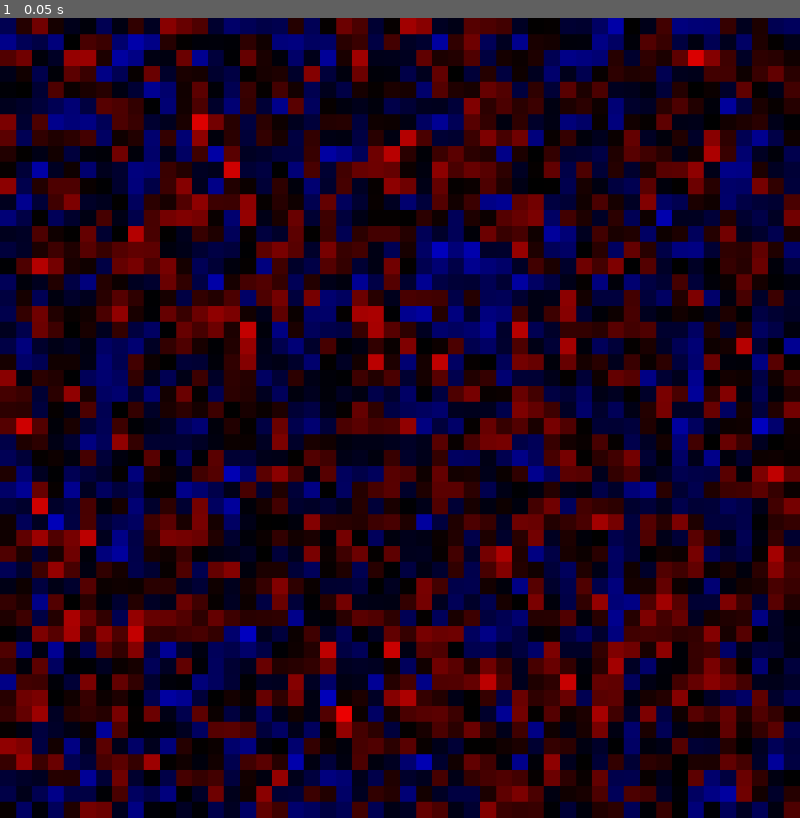
Above: before the commit, frame 1.
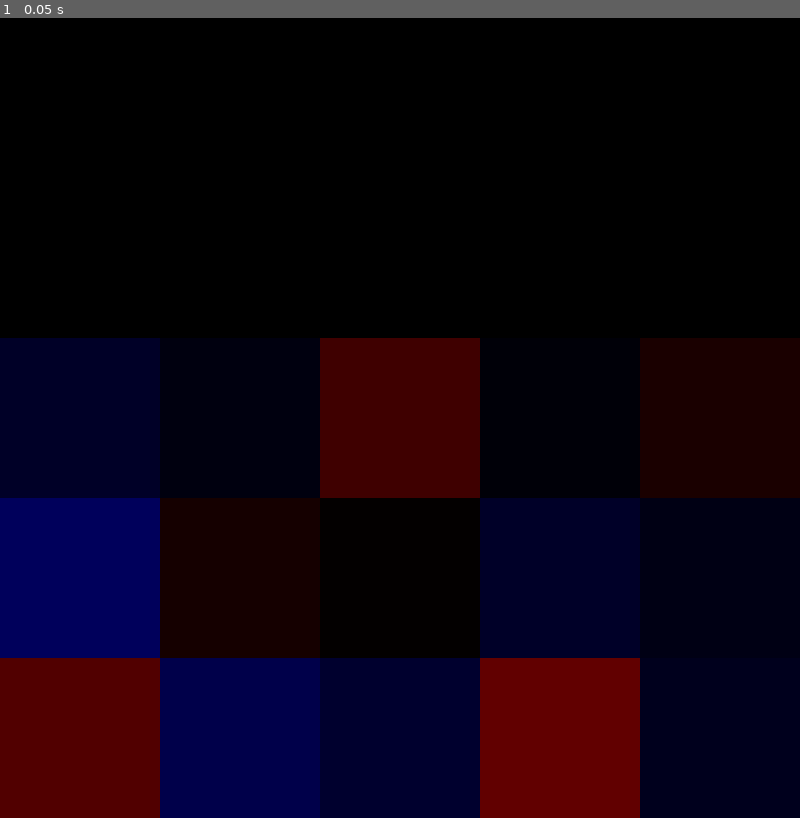
Above: after the commit, the same moment.

Repository: Noah155433/navier-stokes
Game: Godot game, scene res://Scenes/simulation.tscn
The game is run twice, just before and just after one commit, with the same random seed, the same clock (stepped at 60 frames per second) and the same inputs.
Inputs:
- Up to frame 1 (0.05 s): no input

The runs differ from the first frame. In frame 1, 77% of the frame differs, in the area x 0-100%, y 0-100%.

Commit message:
feat: added pressure solver velocity calculator

Diff:
--- a/Scenes/simulation.tscn
+++ b/Scenes/simulation.tscn
@@ -5,15 +5,15 @@
 
 [sub_resource type="ShaderMaterial" id="ShaderMaterial_diyjw"]
 shader = ExtResource("2_3p1jw")
-shader_parameter/gridSize = Vector2i(0, 0)
+shader_parameter/gridSize = Vector2(0, 0)
 
 [sub_resource type="QuadMesh" id="QuadMesh_ql6px"]
 
 [node name="Simulation" type="Node2D" unique_id=1554315379]
 script = ExtResource("1_ql6px")
-GridSizeX = 50
-GridSizeY = 50
-CellSize = 10.0
+GridSizeX = 5
+GridSizeY = 3
+CellSize = 5.0
 
 [node name="MeshInstance2D" type="MeshInstance2D" parent="." unique_id=1239795294]
 material = SubResource("ShaderMaterial_diyjw")
--- a/Scripts/FluidGrid.gd
+++ b/Scripts/FluidGrid.gd
@@ -12,6 +12,13 @@
 var gridDivergenceImage : Image
 var gridDivergenceTexture : ImageTexture
 
+var gridPressureImage : Image
+var gridPressureTexture : ImageTexture
+
+var density : float = 1.0
+
+var deltaTime : float = 0.0
+
 func _init(cellCountX : int, cellCountY : int, cellSize : float) -> void:
 
 	CellCountX = cellCountX
@@ -21,19 +28,63 @@
 	gridDivergenceImage = Image.create(cellCountX, cellCountY, false, Image.FORMAT_RGB8)
 	gridDivergenceTexture = ImageTexture.create_from_image(gridDivergenceImage)
 
+	gridPressureImage = Image.create(cellCountX, cellCountY, false, Image.FORMAT_RGB8)
+	gridPressureTexture = ImageTexture.create_from_image(gridPressureImage)
+
 	velocitiesX = Velocities.new(cellCountX + 1, cellCountY)
 	velocitiesY = Velocities.new(cellCountX, cellCountY + 1)
 
-func getVelocityAverage(x : int, y : int) -> float:
-	var velocity : float = 0.0
-	velocity -= velocitiesX.getVelocity(x, y)
-	velocity -= velocitiesX.getVelocity(x + 1, y)
-	velocity -= velocitiesY.getVelocity(x, y)
-	velocity -= velocitiesY.getVelocity(x, y + 1)
-	return velocity / 4
+func CalculateVelocityDivergenceAtCell(x : int, y : int) -> float:
+	var velocityTop : float = velocitiesY.getVelocity(x, y + 1)
+	var velocityLeft : float = velocitiesX.getVelocity(x, y)
+	var velocityRight : float = velocitiesX.getVelocity(x + 1, y)
+	var velocityBottom : float = velocitiesY.getVelocity(x, y)
+
+	var gradientX : float = (velocityRight - velocityLeft) / CellSize
+	var gradientY : float = (velocityTop - velocityBottom) / CellSize
+
+	var divergence : float = gradientX + gradientY
+	return divergence
+
+func GetPressure(x : int, y : int) -> float:
+	var outOfBounds : bool = x < 0 or x >= CellCountX or y < 0 or y >= CellCountY
+	return 0 if outOfBounds else gridPressureImage.get_pixel(x, y).r
+
+func PressureSolveCell(x : int, y : int) -> void:
+
+	var pressureTop : float = GetPressure(x + 0, y + 1)
+	var pressureLeft : float = GetPressure(x - 1, y + 0)
+	var pressureRight : float = GetPressure(x + 1, y + 0)
+	var pressureBottom : float = GetPressure(x + 0, y - 1)
+
+	var velocityTop : float = velocitiesY.getVelocity(x + 0, y + 1)
+	var velocityLeft : float = velocitiesX.getVelocity(x + 0, y + 0)
+	var velocityRight : float = velocitiesX.getVelocity(x + 1, y + 0)
+	var velocityBottom : float = velocitiesY.getVelocity(x + 0, y + 0)
+
+	var pressureSum : float = pressureRight + pressureLeft + pressureTop + pressureBottom
+	var deltaVelocitySum = velocityRight - velocityLeft + velocityTop - velocityBottom
+
+	var Pressure = (pressureSum - density * CellSize * deltaVelocitySum / deltaTime) / 4.0
+	gridPressureImage.set_pixel(x, y, Color(Pressure, Pressure, Pressure))
+
+func UpdateVelocities() -> void:
+	var K : float = deltaTime / (density * CellSize)
+
+	for x in velocitiesX.SizeX:
+		for y in velocitiesX.SizeY:
+			var pressureRight : float = GetPressure(x, y)
+			var pressureLeft : float = GetPressure(x - 1, y)
+			velocitiesX.setVelocity(x, y, velocitiesX.getVelocity(x, y) - K * (pressureRight - pressureLeft))
+
+	for x in velocitiesY.SizeX:
+		for y in velocitiesY.SizeY:
+			var pressureTop : float = GetPressure(x, y)
+			var pressureBottom : float = GetPressure(x, y - 1)
+			velocitiesY.setVelocity(x, y, velocitiesY.getVelocity(x, y) - K * (pressureTop - pressureBottom))
 
 func getDivergenceColor(x : int, y : int) -> Color:
-	var color : float = getVelocityAverage(x, y)
+	var color : float = CalculateVelocityDivergenceAtCell(x, y)
 	if color < 0.0:
 		return Color(0, 0, abs(color))
 	else:
--- a/Scripts/simulation.gd
+++ b/Scripts/simulation.gd
@@ -14,5 +14,11 @@
 	drawShaderMaterial = drawMesh.material as ShaderMaterial
 	drawShaderMaterial.set_shader_parameter("gridSize", Vector2i(GridSizeX, GridSizeY))
 
-func _physics_process(_delta: float) -> void:
+func _physics_process(delta: float) -> void:
+
+	fluidGrid.deltaTime = delta
+	fluidGrid.UpdateVelocities()
+	for i in GridSizeX:
+		for j in GridSizeY:
+			fluidGrid.PressureSolveCell(i, j)
 	drawShaderMaterial.set_shader_parameter("gridTexture", fluidGrid.drawGridDivergence())
--- a/Shaders/simulation.gdshader
+++ b/Shaders/simulation.gdshader
@@ -1,9 +1,9 @@
 shader_type canvas_item;
 
 uniform sampler2D gridTexture;
-uniform ivec2 gridSize;
+uniform vec2 gridSize;
 
 void fragment() {
-	ivec2 pixelUV = ivec2(UV * vec2(gridSize));
+	ivec2 pixelUV = ivec2(UV * vec2(gridSize.x));
 	COLOR = texelFetch(gridTexture, pixelUV, 0);
 }
